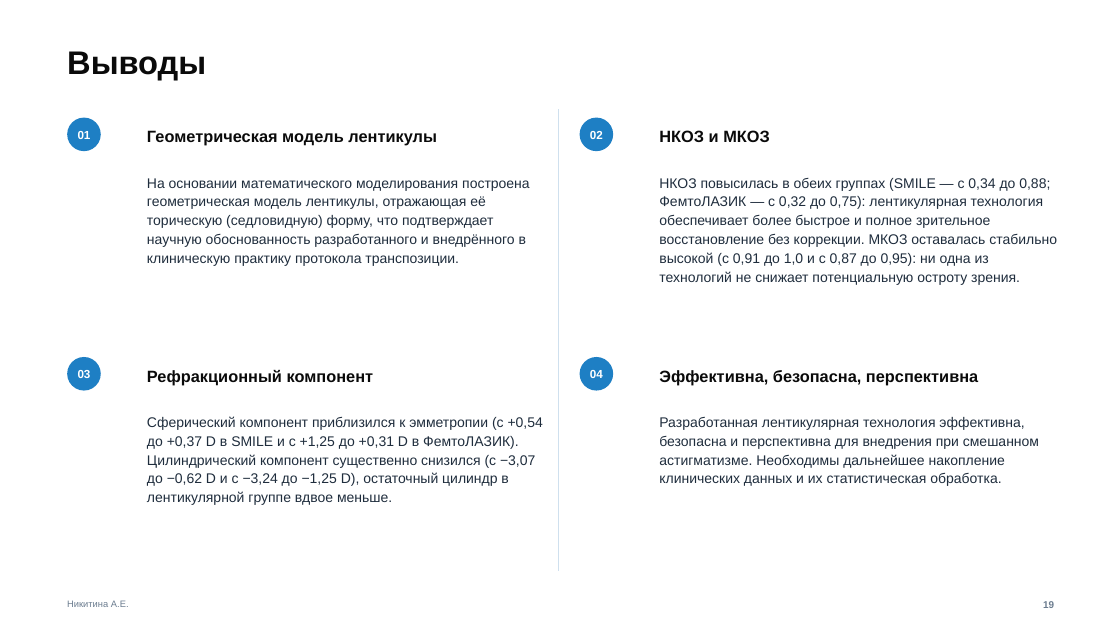
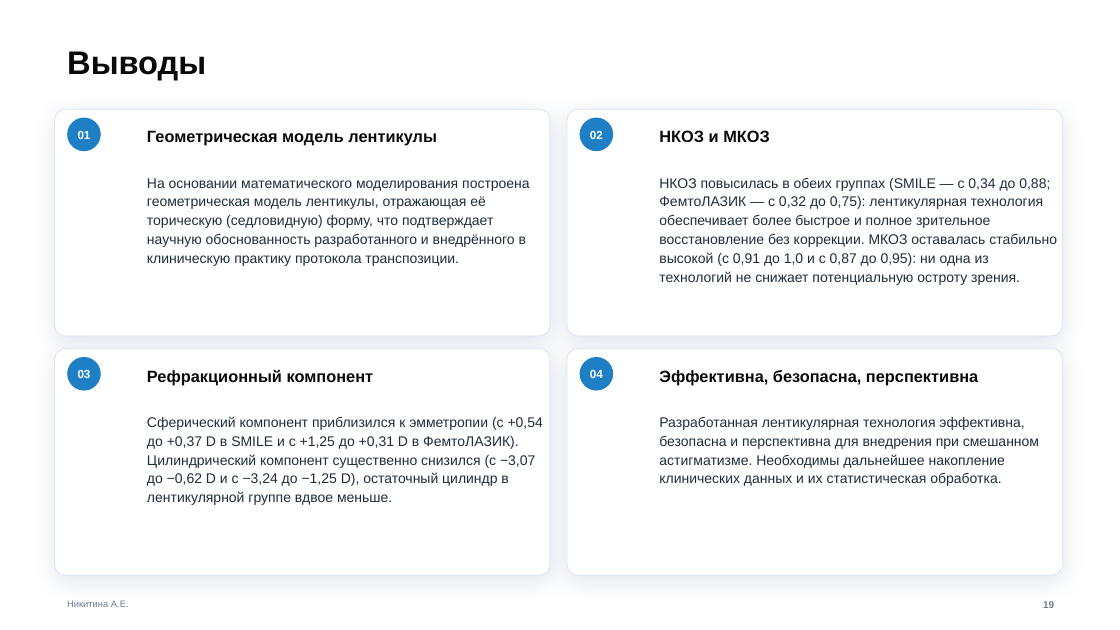
Before and after one commit to anastasianik2403-source/Mixed-astigmatism-calculator, a slide deck: slide 19 of presentations/Template1_Blue-Modern.pptx. Drawn at 1120x630 pixels with LibreOffice and Linux fonts; fonts in the diff are those of the drawing; background and template pictures are left out. Boxes give left, top, right and bottom in pixels: in the first picture for what was removed or moved away, otherwise in the second. Text is boxed around its words. In the diff, an @@ line names an element or a change of style, - is before the commit and + after.

```diff
--- a/presentations/Template1_Blue-Modern.pptx
+++ b/presentations/Template1_Blue-Modern.pptx
@@ rounded rectangle added at (55, 109, 550, 336), fill #FFFFFF, outline #DCE7F2 0.75 pt @@
@@ line removed from (559, 109) to (559, 571) @@
@@ rounded rectangle added at (567, 109, 1063, 336), fill #FFFFFF, outline #DCE7F2 0.75 pt @@
@@ rounded rectangle added at (55, 349, 550, 576), fill #FFFFFF, outline #DCE7F2 0.75 pt @@
@@ rounded rectangle added at (567, 349, 1063, 576), fill #FFFFFF, outline #DCE7F2 0.75 pt @@
```
Also in this commit, not shown: 12 other slides changed, 8 other files.
